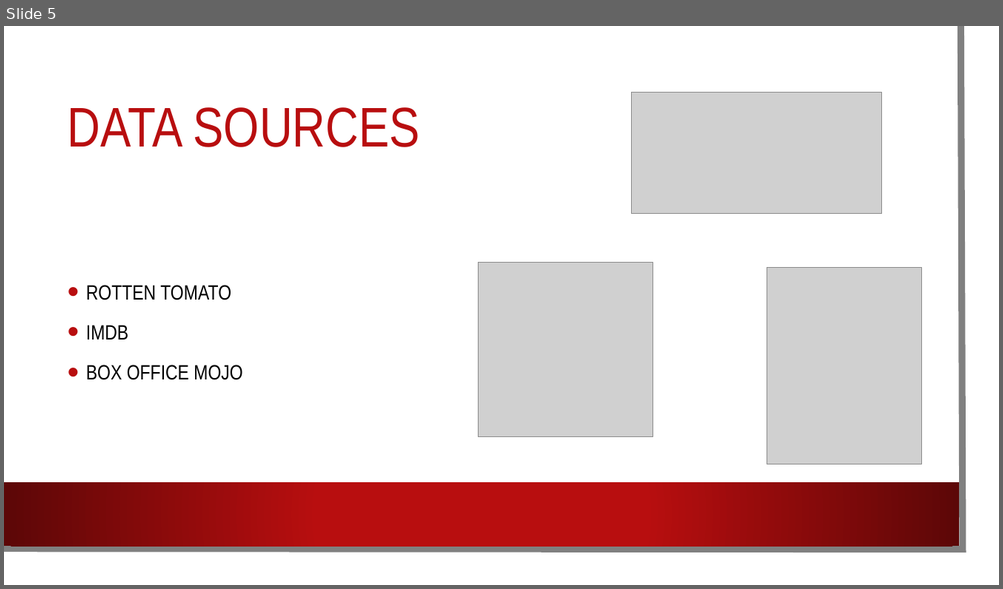
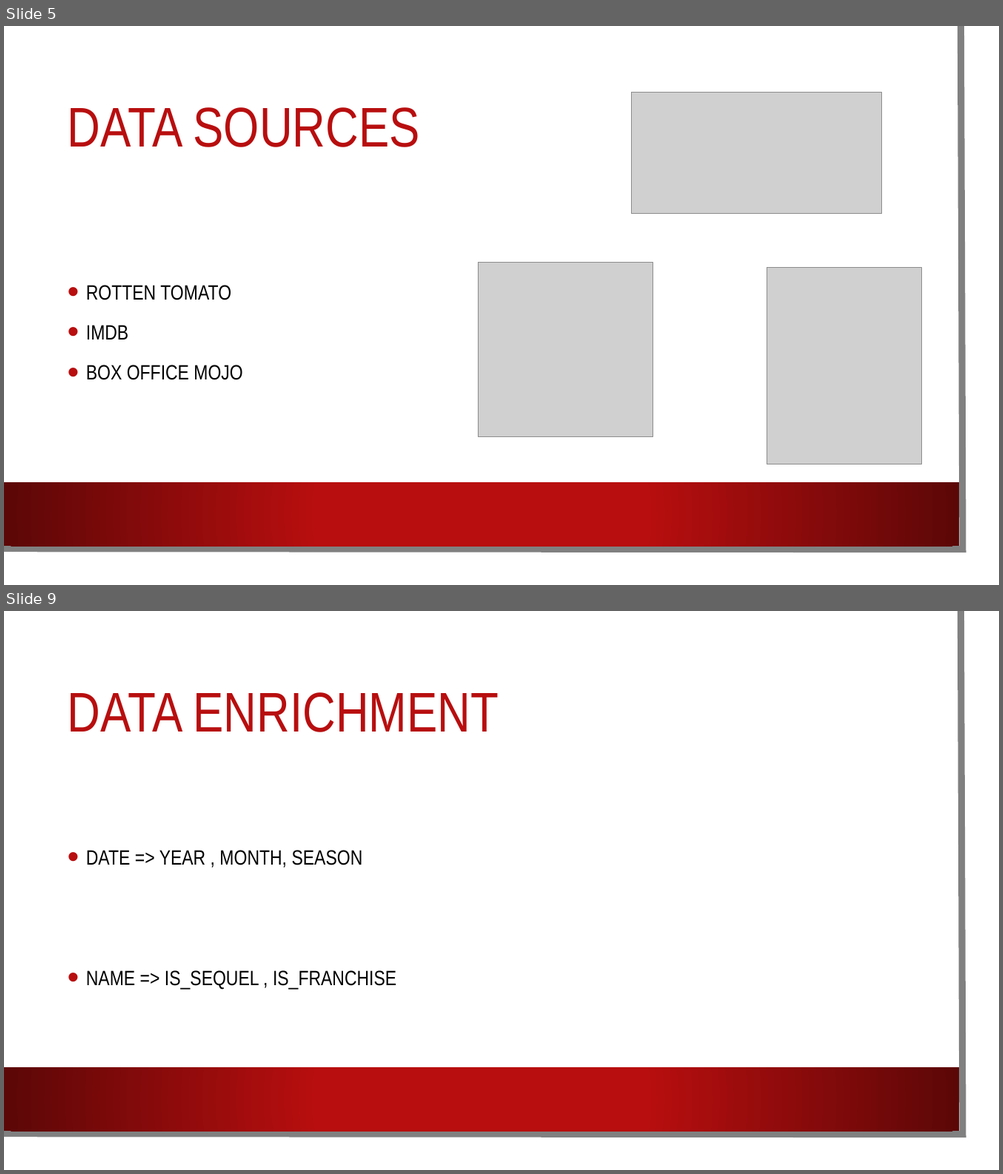
Before and after one commit to AnyaKatz/TraficPreventer, a slide deck: MOVIFIER.pptx. Shown one above the other, each under a label of ours: slide 5 before the commit, slides 5 and 9 after it; the slides between them are not shown. The pictures are 1003x589 and 1003x1174 pixels, drawn with LibreOffice and Linux fonts; fonts in the diff are those of the drawing; grey boxes stand for pictures; background and template pictures are left out. Boxes give left, top, right and bottom in pixels: in the first picture for what was removed or moved away, otherwise in the second. Text is boxed around its words. In the diff, an @@ line names an element or a change of style, - is before the commit and + after.

```diff
--- a/MOVIFIER.pptx
+++ b/MOVIFIER.pptx
@@ slide 9 added at (4,611,999,1170), background picture (left out); not listed: 3 template elements that a slide beside it also shows @@
@@ title added at (68,692,499,732), 54 pt, text #B80E0F @@
+DATA ENRICHMENT
@@ text added at (86,850,396,989), 20 pt, text #000000 @@
+• DATE => YEAR , MONTH, SEASON
+• NAME => IS_SEQUEL , IS_FRANCHISE
```
Also in this commit, not shown: 1 slide changed, 3 other slides added.
